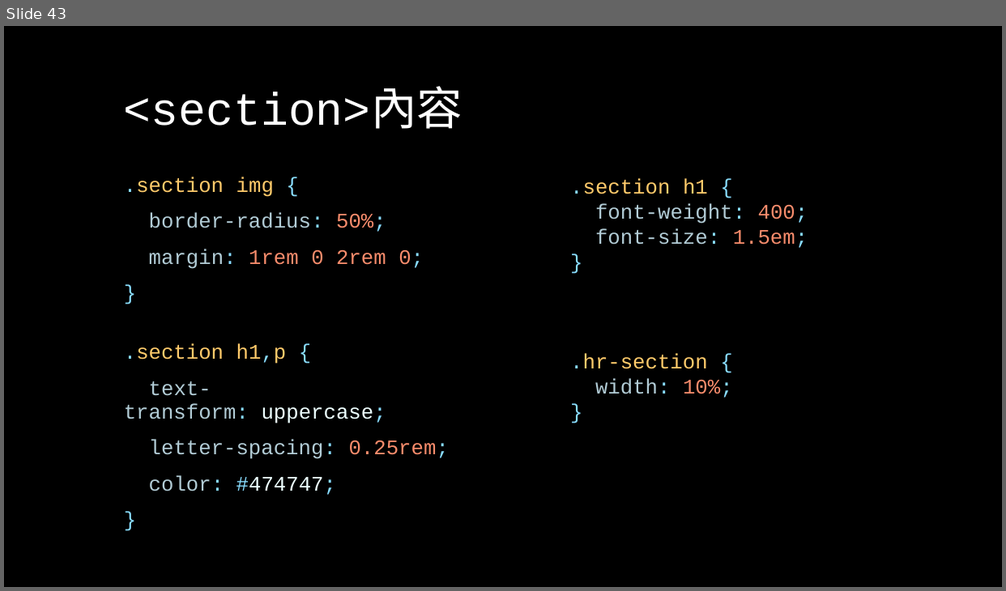
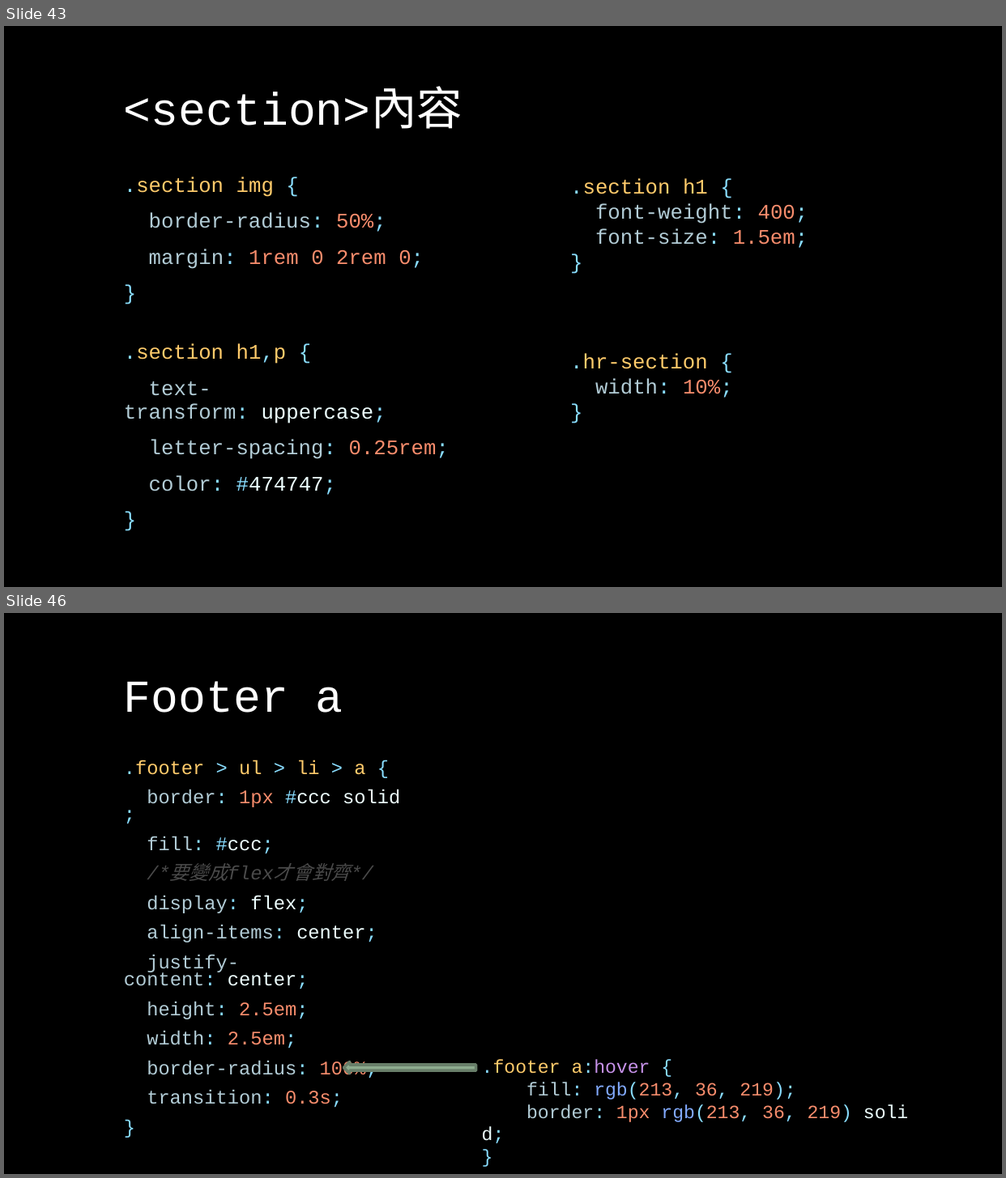
Before and after one commit to Alicexdcw/FrontEndTutorial, a slide deck: sidle-project-porfit.pptx. Shown one above the other, each under a label of ours: slide 43 before the commit, slides 43 and 46 after it; the slides between them are not shown. The pictures are 1006x591 and 1006x1178 pixels, drawn with LibreOffice and Linux fonts; fonts in the diff are those of the drawing. Boxes give left, top, right and bottom in pixels: in the first picture for what was removed or moved away, otherwise in the second. Text is boxed around its words. In the diff, an @@ line names an element or a change of style, - is before the commit and + after.

```diff
--- a/sidle-project-porfit.pptx
+++ b/sidle-project-porfit.pptx
@@ slide 46 added at bbox=[4, 613, 1002, 1174], background #EFEDE3; not listed: 2 template elements that a slide beside it also shows @@
@@ title added at bbox=[124, 681, 343, 713], 44 pt, text #FFFFFF @@
+Footer a
@@ text added at bbox=[124, 760, 400, 1108], 18.5 pt, text #B2CCD6 @@
+.footer > ul > li > a {
+border: 1px #ccc solid;
+fill: #ccc;
+/*要變成flex才會對齊*/
+display: flex;
+align-items: center;
+justify-content: center;
+height: 2.5em;
+width: 2.5em;
+border-radius: 100%;
+transition: 0.3s;
+}
@@ right arrow added at bbox=[344, 1063, 476, 1074], fill #8DAB8E, outline #687F69 2.75 pt @@
@@ text added at bbox=[482, 1059, 852, 1122], 18 pt, text #F78C6C @@
+.footer a:hover {
+fill: rgb(213, 36, 219);
+border: 1px rgb(213, 36, 219) solid;
+}
```
Also in this commit, not shown: 3 slides changed, 2 other slides added, 5 other files.
